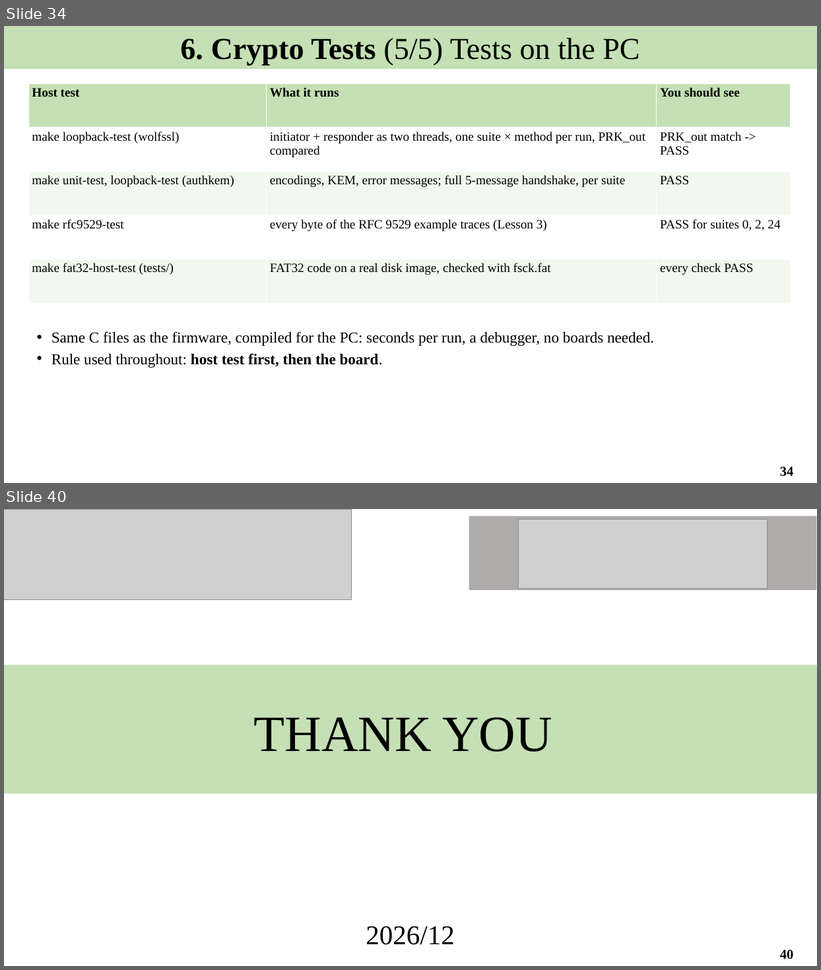
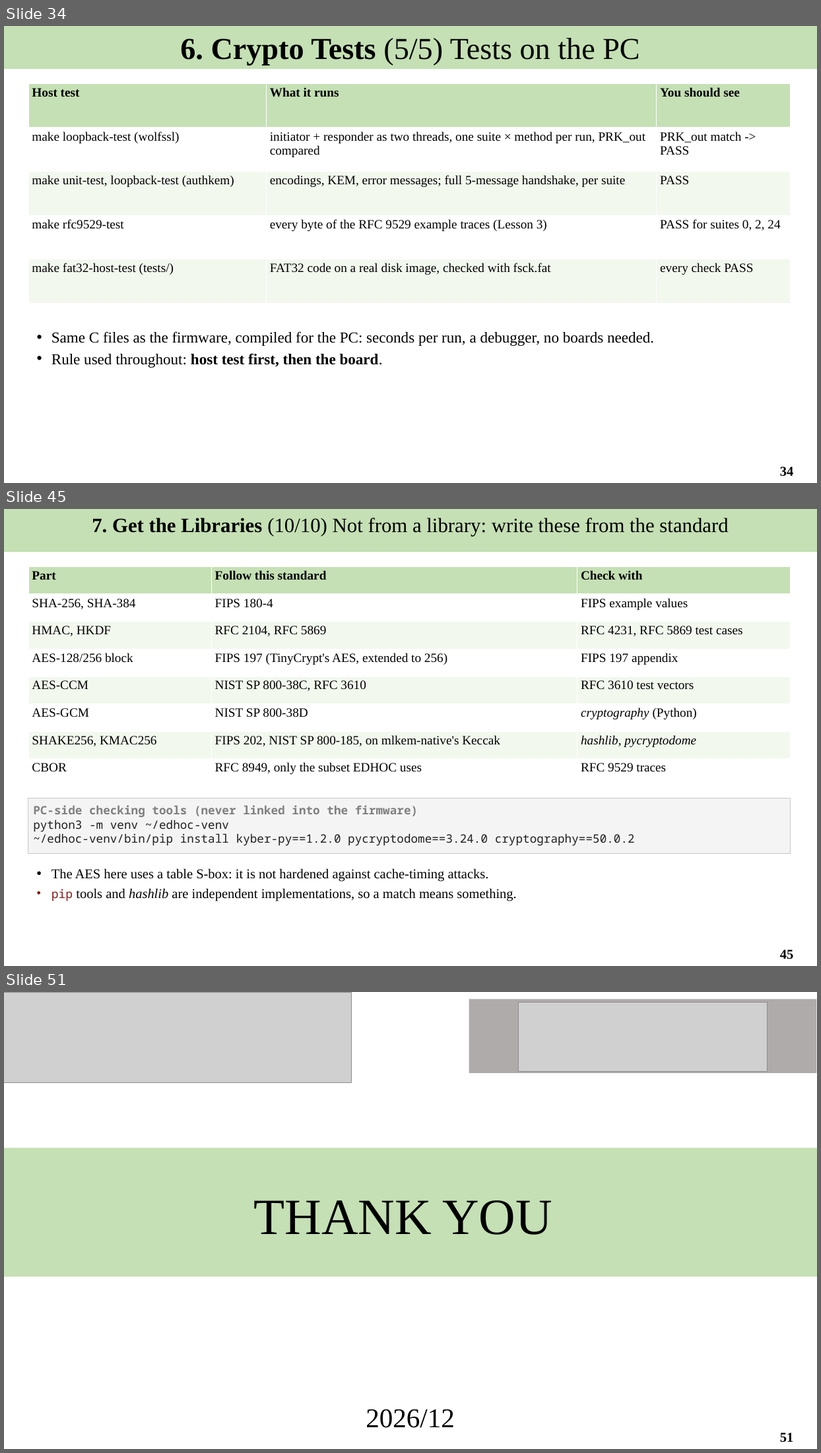
Before and after one commit to Khaiduy/chipyard-edhoc, a slide deck: fpga/sw/export/docs/slides/02_Software_environment_and_tests.pptx. Shown one above the other, each under a label of ours: slides 34 and 40 before the commit, slides 34, 45 and 51 after it; the slides between them are not shown. The pictures are 821x970 and 821x1453 pixels, drawn with LibreOffice and Linux fonts; fonts in the diff are those of the drawing; grey boxes stand for pictures. Boxes give left, top, right and bottom in pixels: in the first picture for what was removed or moved away, otherwise in the second. Text is boxed around its words. In the diff, an @@ line names an element or a change of style, - is before the commit and + after.

```diff
--- a/fpga/sw/export/docs/slides/02_Software_environment_and_tests.pptx
+++ b/fpga/sw/export/docs/slides/02_Software_environment_and_tests.pptx
@@ slide 45 added at [4,509,817,966], background #FFFFFF @@
@@ rectangle added at [4,509,817,553], fill #C5E0B4, 24 pt, text #000000 @@
+7. Get the Libraries (10/10) Not from a library: write these from the standard
@@ table added at [28,567,791,787], 8 rows, 3 columns @@
+Part | Follow this standard | Check with
+SHA-256, SHA-384 | FIPS 180-4 | FIPS example values
+HMAC, HKDF | RFC 2104, RFC 5869 | RFC 4231, RFC 5869 test cases
+AES-128/256 block | FIPS 197 (TinyCrypt's AES, extended to 256) | FIPS 197 appendix
+AES-CCM | NIST SP 800-38C, RFC 3610 | RFC 3610 test vectors
+AES-GCM | NIST SP 800-38D | cryptography (Python)
+SHAKE256, KMAC256 | FIPS 202, NIST SP 800-185, on mlkem-native's Keccak | hashlib, pycryptodome
+CBOR | RFC 8949, only the subset EDHOC uses | RFC 9529 traces
@@ rectangle added at [28,799,791,854], fill #F4F4F4, outline #C8C8C8 0.75 pt, 13.8 pt, text #1F1F1F @@
+PC-side checking tools (never linked into the firmware)
+python3 -m venv ~/edhoc-venv
+~/edhoc-venv/bin/pip install kyber-py==1.2.0 pycryptodome==3.24.0 cryptography==50.0.2
@@ text added at [52,869,516,902], 16 pt, text #000000 @@
+• The AES here uses a table S-box: it is not hardened against cache-timing attacks.
+• pip tools and hashlib are independent implementations, so a match means something.
@@ page number added at [780,950,793,960], 16 pt, text #000000, bold @@
+45
@@ what was slide 40 is now slide 51 @@
@@ page number at [780,1433,793,1443]: text changed @@
-40
+51
```
Also in this commit, not shown: 13 slides changed, 10 other slides added, 5 other files.
